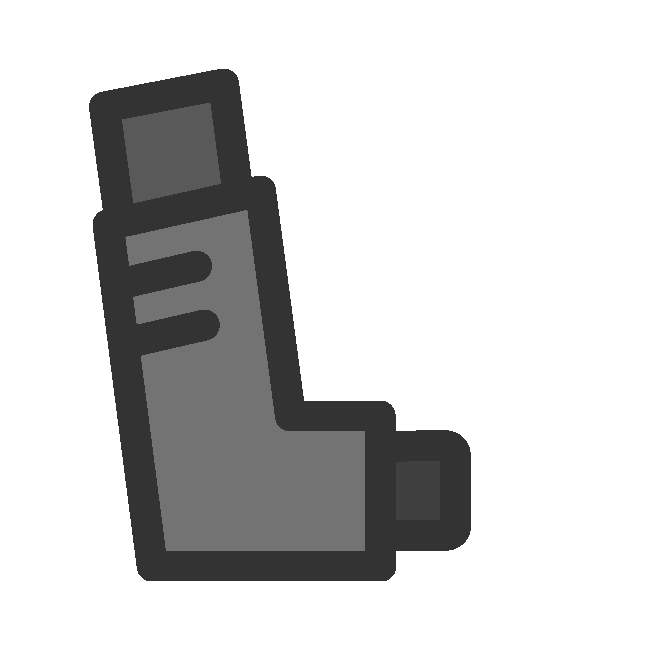
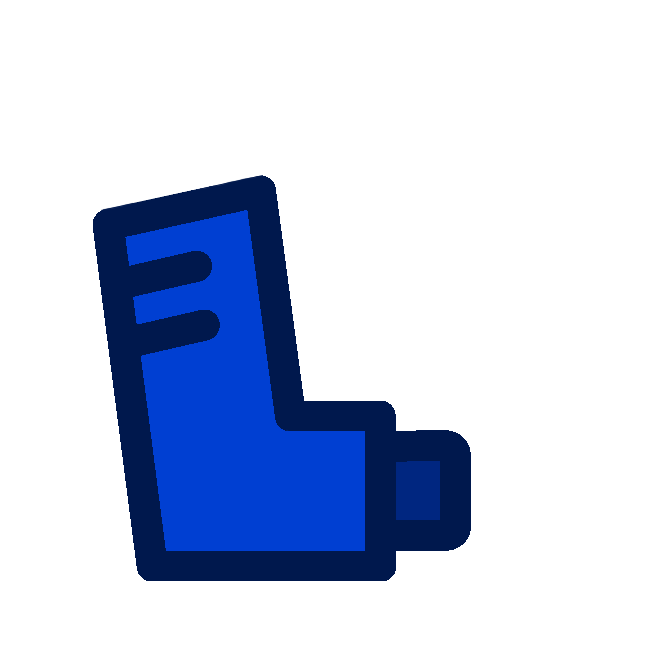
Comparing the layer stacks of the two w=650, h=650 images. Changes:
added group "Inhaler Without Pump" with 8 layers above "Group 2 copy" over [89, 69, 471, 581]
added layer "Color Fill 8" (multiply) in group "Inhaler Without Pump" over [89, 69, 471, 581]
added layer "Shape 2 copy" in group "Inhaler Without Pump" over [93, 175, 471, 581]
added layer "Color Fill 9" (multiply) in group "Inhaler Without Pump" over [89, 69, 471, 581]
added group "Group 1 copy 2" (1st of 2, in "Inhaler Without Pump") with 4 layers in group "Inhaler Without Pump" over [89, 69, 471, 581]
added layer "Color Fill 7" in group "Group 1 copy 2" over [89, 69, 471, 581]
added layer "Layer 11" in group "Group 1 copy 2" over [378, 440, 465, 543]
added layer "Color Fill 6" in group "Group 1 copy 2" over [89, 69, 471, 581]
added layer "Layer 9" (1st of 3, in "Inhaler Without Pump" › "Group 1 copy 2") in group "Group 1 copy 2" over [105, 197, 385, 569]
hid "Layer 10" (1st of 2) over [89, 69, 471, 581]
